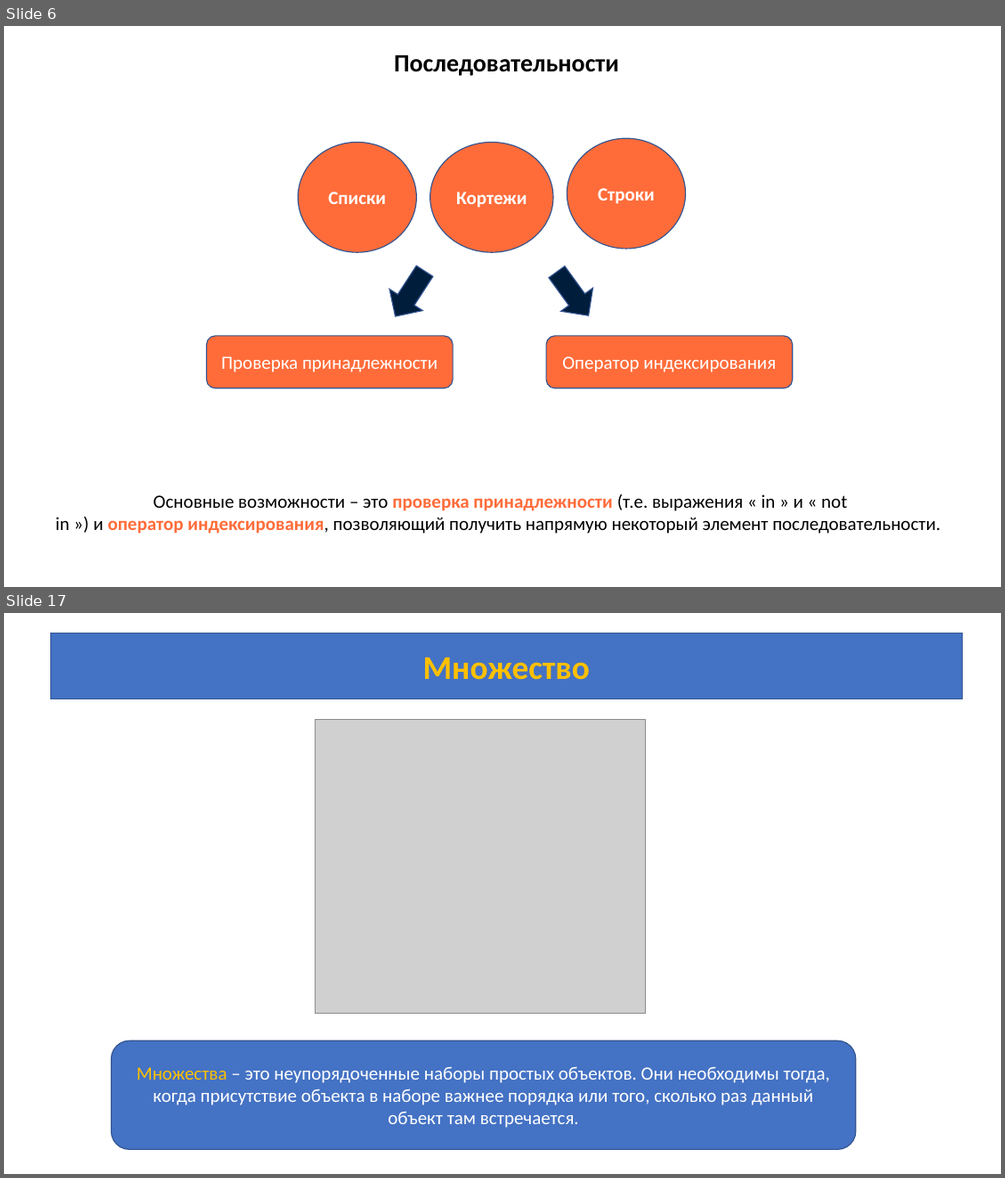
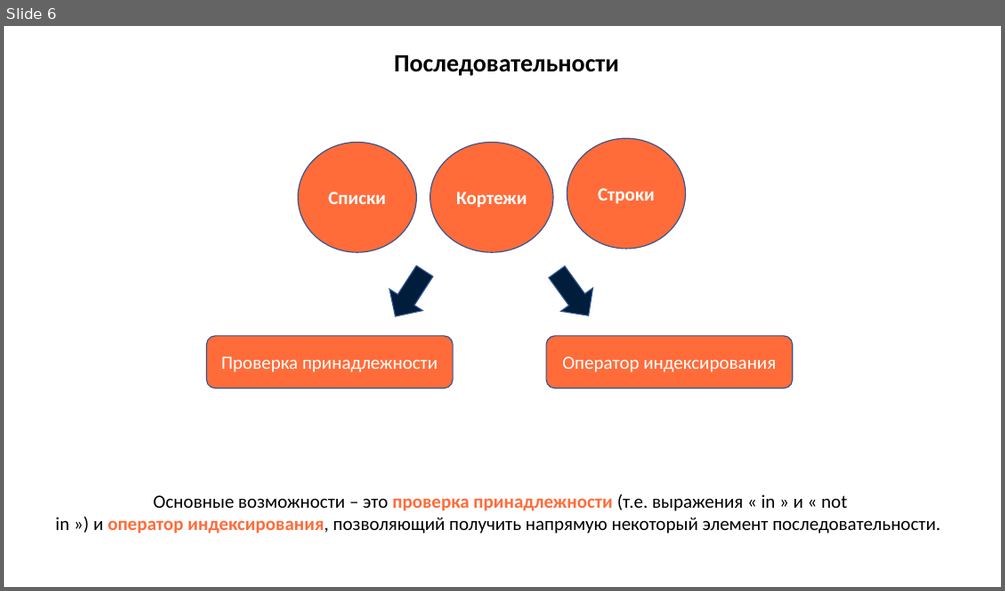
Before and after one commit to azamat7087/python_lessons_ver.2, a slide deck: lesson 6/Lesson_6.pptx. Shown one above the other, each under a label of ours: slides 6 and 17 before the commit, slide 6 after it; the slides between them are not shown. The pictures are 1005x1178 and 1005x591 pixels, drawn with LibreOffice and Linux fonts; fonts in the diff are those of the drawing; grey boxes stand for pictures. Boxes give left, top, right and bottom in pixels: in the first picture for what was removed or moved away, otherwise in the second. Text is boxed around its words. In the diff, an @@ line names an element or a change of style, - is before the commit and + after.

```diff
--- a/lesson 6/Lesson_6.pptx
+++ b/lesson 6/Lesson_6.pptx
@@ slide 17 removed at box(4, 613, 1001, 1174), background #FFFFFF @@
@@ rectangle removed at box(50, 633, 962, 699) @@
-Множество
@@ picture removed at box(316, 719, 645, 1013) @@
@@ rounded rectangle removed at box(111, 1041, 856, 1149) @@
-Множества – это неупорядоченные наборы простых объектов. Они необходимы тогда, когда присутствие объекта в наборе важнее порядка или того, сколько раз данный объект там встречается.
```
Also in this commit, not shown: 2 slides changed, 9 other slides removed.
